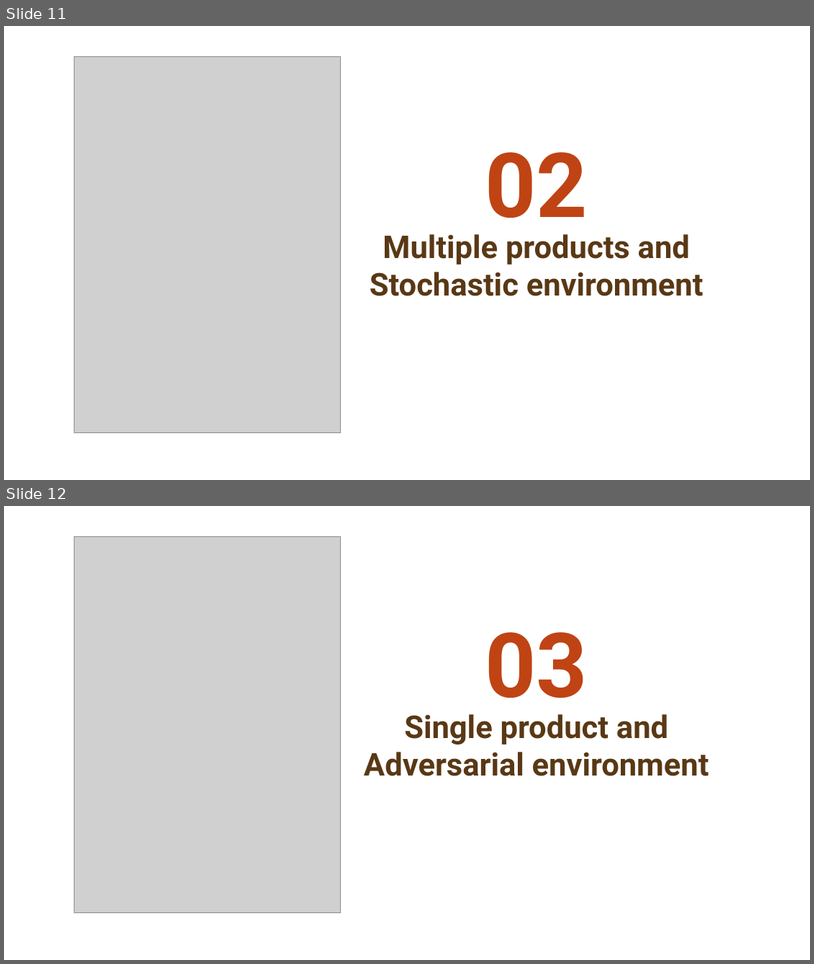
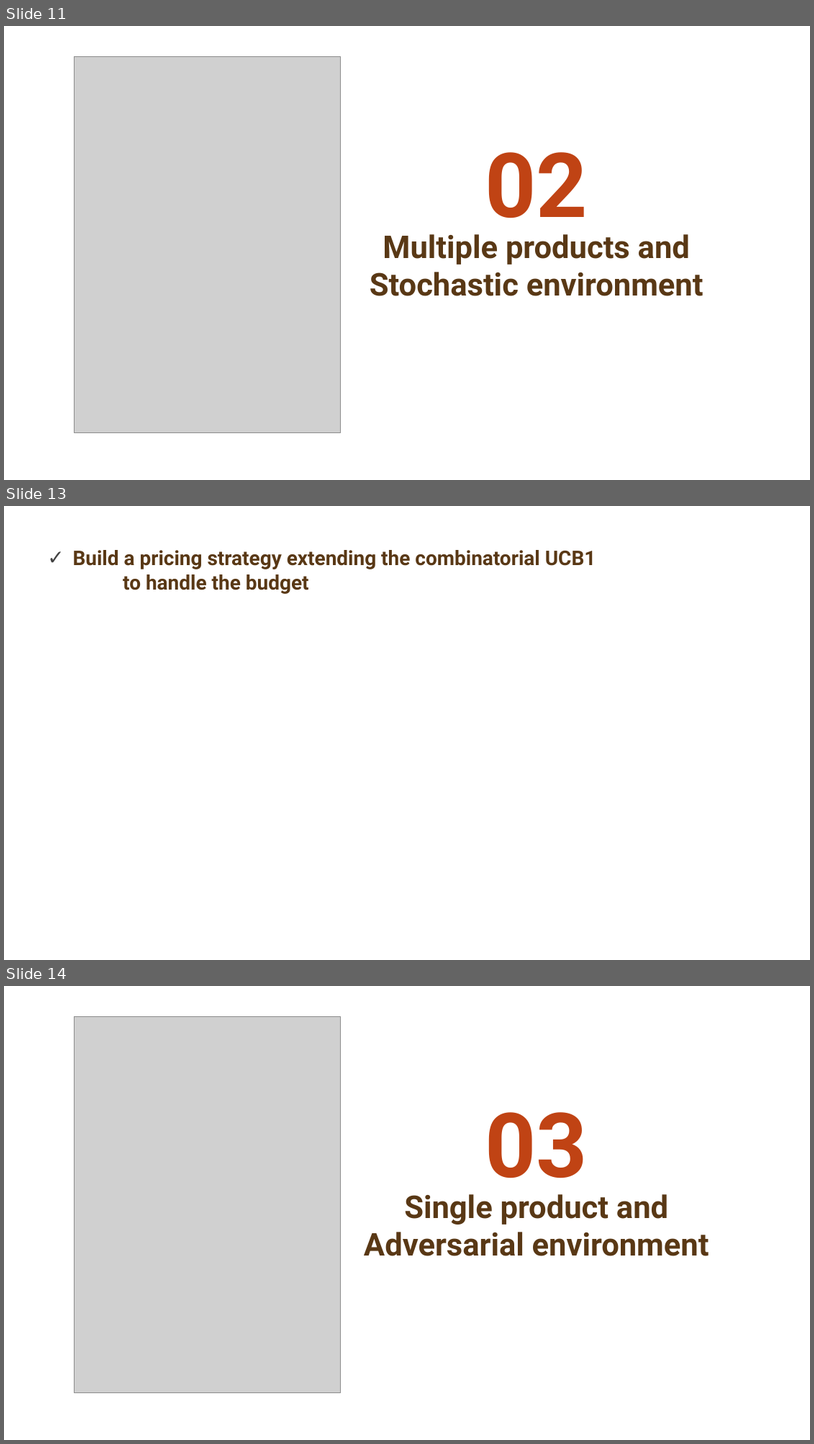
Before and after one commit to matteopasqual02/OLA-2025-project, a slide deck: presentation.pptx. Shown one above the other, each under a label of ours: slides 11 and 12 before the commit, slides 11, 13 and 14 after it; the slides between them are not shown. The pictures are 814x964 and 814x1444 pixels, drawn with LibreOffice and Linux fonts; fonts in the diff are those of the drawing; grey boxes stand for pictures; background and template pictures are left out. Boxes give left, top, right and bottom in pixels: in the first picture for what was removed or moved away, otherwise in the second. Text is boxed around its words. In the diff, an @@ line names an element or a change of style, - is before the commit and + after.

Commit message:
ppt

```diff
--- a/presentation.pptx
+++ b/presentation.pptx
@@ slide 13 added at bbox=[4, 506, 810, 960], background picture (left out) @@
@@ text added at bbox=[73, 550, 597, 594], 18 pt, text #593815, bold @@
+✓ Build a pricing strategy extending the combinatorial UCB1 to handle the budget
@@ what was slide 12 is now slide 14 @@
```
Also in this commit, not shown: 1 other slide added, 1 other file.
